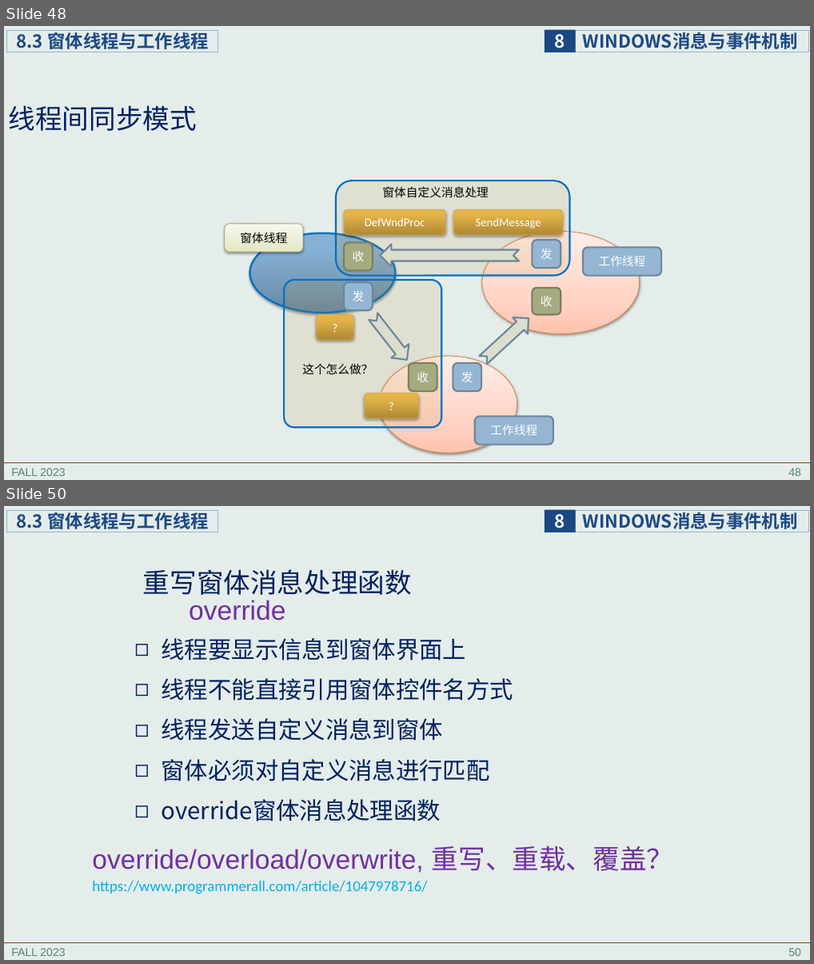
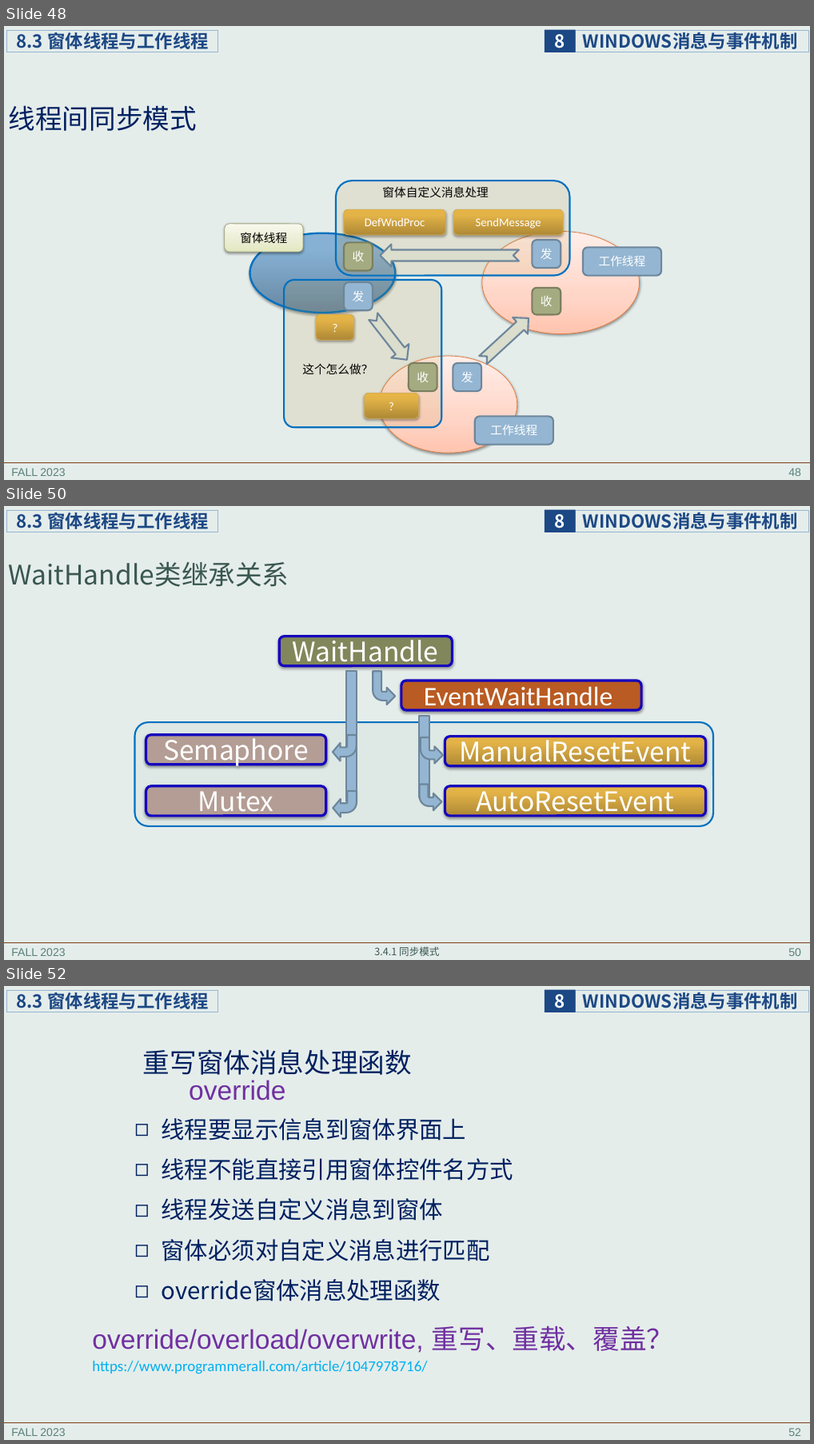
Before and after one commit to principleWindows/win-principle-2023, a slide deck: slides/instruction/principleWindows_8.pptx. Shown one above the other, each under a label of ours: slides 48 and 50 before the commit, slides 48, 50 and 52 after it; the slides between them are not shown. The pictures are 814x964 and 814x1444 pixels, drawn with LibreOffice and Linux fonts; fonts in the diff are those of the drawing. Boxes give left, top, right and bottom in pixels: in the first picture for what was removed or moved away, otherwise in the second. Text is boxed around its words. In the diff, an @@ line names an element or a change of style, - is before the commit and + after.

```diff
--- a/slides/instruction/principleWindows_8.pptx
+++ b/slides/instruction/principleWindows_8.pptx
@@ slide 50 added at (x1=4, y1=506, x2=810, y2=960), background #E5EDEB; not listed: 6 template elements that a slide beside it also shows @@
@@ title added at (x1=9, y1=562, x2=290, y2=587), 32 pt, text #3A5750 @@
+WaitHandle类继承关系
@@ rounded rectangle added at (x1=279, y1=636, x2=452, y2=666), fill #81875A, outline #1402BE 3 pt, 32 pt, text #FFFFFF @@
+WaitHandle
@@ rectangle added at (x1=347, y1=671, x2=357, y2=801), fill #94B6D2, outline #6D879B 2 pt @@
@@ bent arrow added at (x1=373, y1=671, x2=395, y2=704), fill #94B6D2, outline #6D879B 2 pt @@
@@ rounded rectangle added at (x1=402, y1=680, x2=642, y2=710), fill #B95B22, outline #1402BE 3 pt, 32 pt, text #FFFFFF @@
+EventWaitHandle
@@ rectangle added at (x1=420, y1=716, x2=430, y2=797), fill #94B6D2, outline #6D879B 2 pt @@
@@ rounded rectangle added at (x1=134, y1=722, x2=714, y2=826), fill #B0CAC4 at 13% opacity, outline #0070C0 2 pt @@
@@ rounded rectangle added at (x1=146, y1=735, x2=326, y2=764), fill #B39D94, outline #1402BE 3 pt, 32 pt, text #FFFFFF @@
+Semaphore
@@ bent arrow added at (x1=333, y1=735, x2=357, y2=760), fill #94B6D2, outline #6D879B 2 pt @@
@@ bent arrow added at (x1=421, y1=737, x2=443, y2=763), fill #94B6D2, outline #6D879B 2 pt @@
@@ rounded rectangle added at (x1=445, y1=736, x2=706, y2=766), fill gradient #AF8A37 to #E3B347 to #E7B544, outline #1402BE 3 pt, 32 pt, text #FFFFFF @@
+ManualResetEvent
@@ rounded rectangle added at (x1=146, y1=786, x2=326, y2=816), fill #B39D94, outline #1402BE 3 pt, 32 pt, text #FFFFFF @@
+Mutex
@@ bent arrow added at (x1=333, y1=791, x2=357, y2=817), fill #94B6D2, outline #6D879B 2 pt @@
@@ bent arrow added at (x1=420, y1=784, x2=442, y2=810), fill #94B6D2, outline #6D879B 2 pt @@
@@ rounded rectangle added at (x1=445, y1=786, x2=706, y2=816), fill gradient #AF8A37 to #E3B347 to #E7B544, outline #1402BE 3 pt, 32 pt, text #FFFFFF @@
+AutoResetEvent
@@ text added at (x1=374, y1=946, x2=439, y2=956), 12 pt, text #3A5750 @@
+3.4.1 同步模式
@@ what was slide 50 is now slide 52 @@
@@ page number at (x1=789, y1=1428, x2=802, y2=1436): text changed @@
-50
+52
```
Also in this commit, not shown: 1 slide changed, 1 other slide added, 1 other file.
